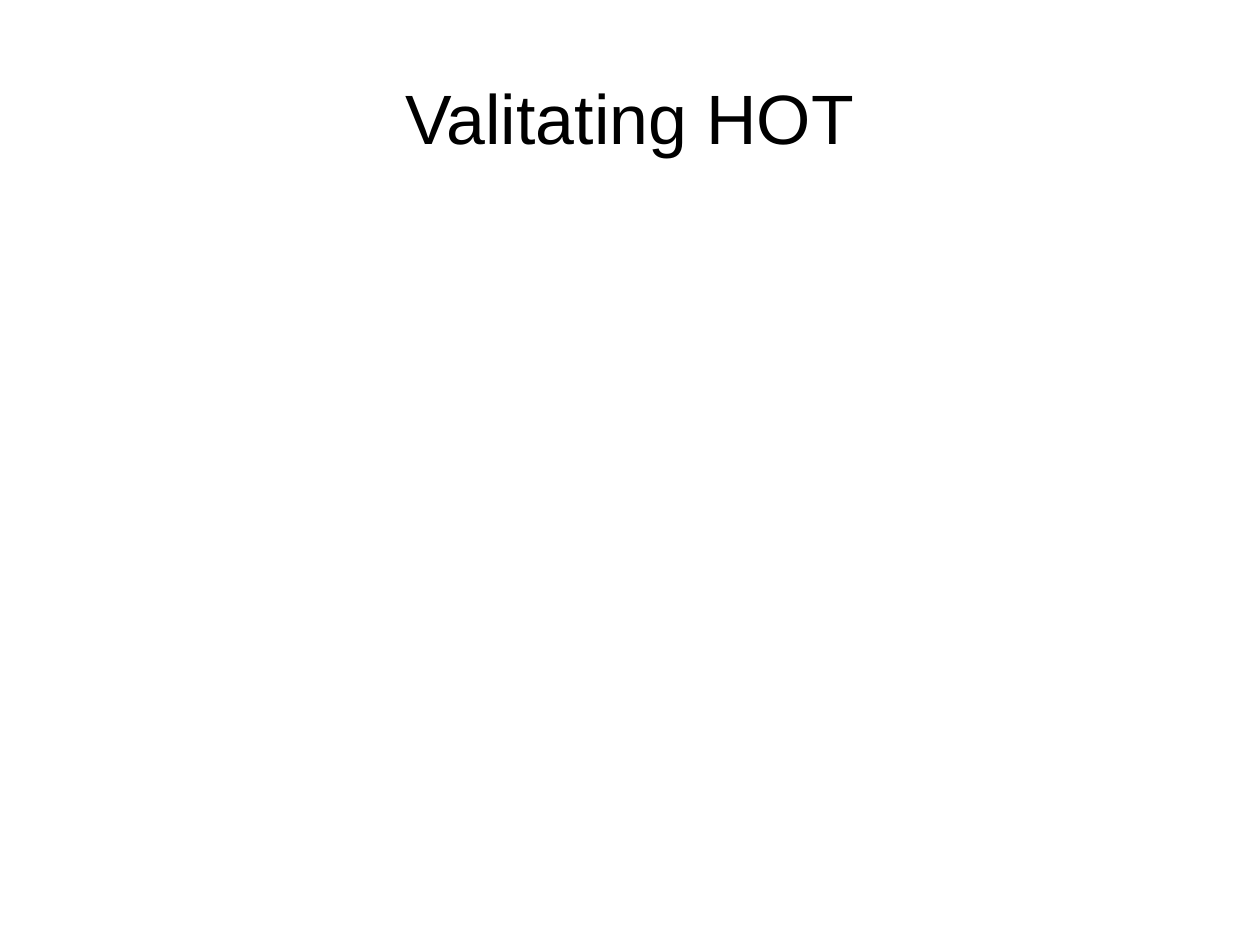
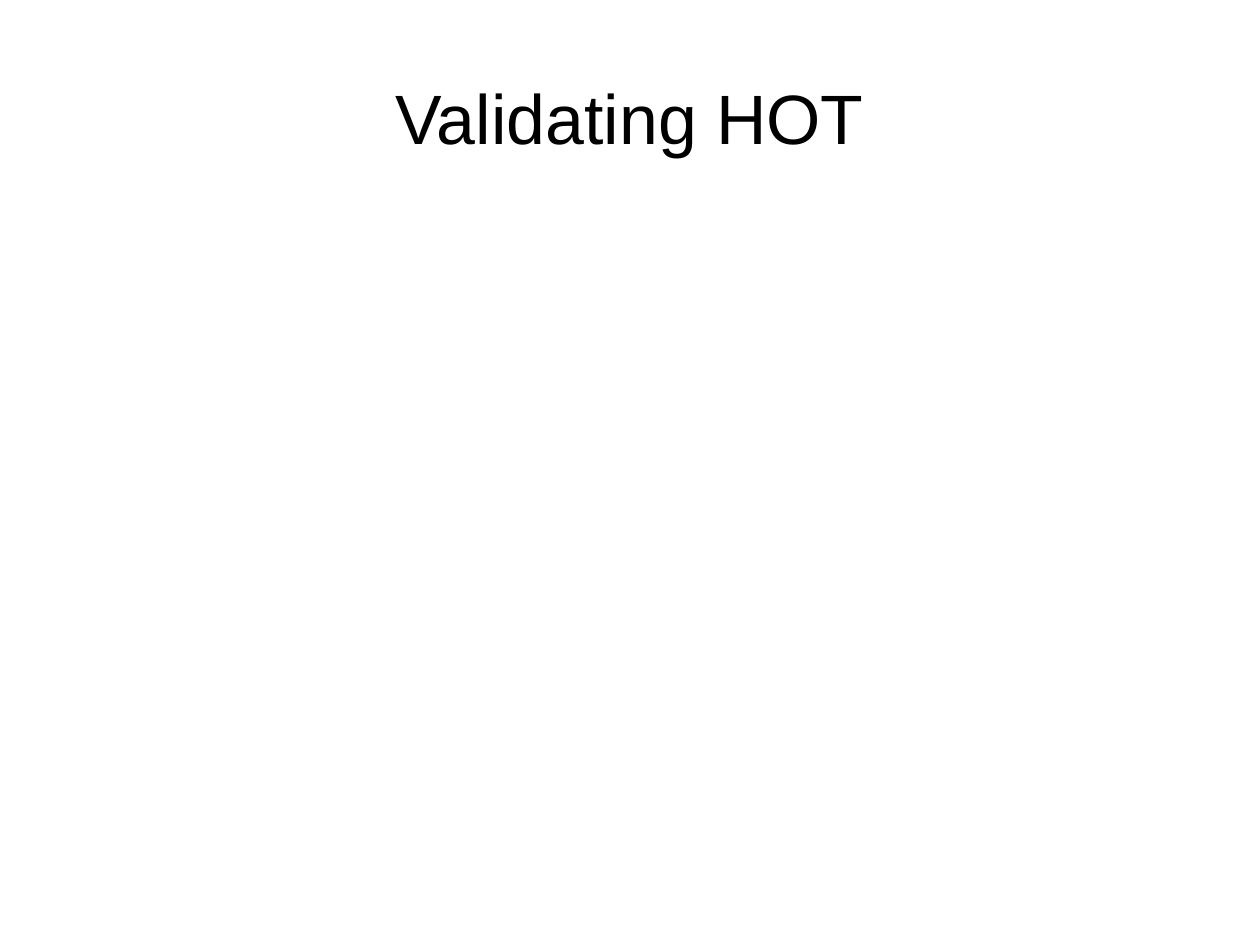
Before and after one commit to rodekruis/OSMvalidationManual, a slide deck: slide 1 of validating_hot.pptx. Drawn at 1260x945 pixels with LibreOffice and Linux fonts; fonts in the diff are those of the drawing. Boxes give left, top, right and bottom in pixels: in the first picture for what was removed or moved away, otherwise in the second. Text is boxed around its words. In the diff, an @@ line names an element or a change of style, - is before the commit and + after.

Commit message:
change title #

```diff
--- a/validating_hot.pptx
+++ b/validating_hot.pptx
@@ text at <box>396,93,863,157</box>: text changed @@
-Valitating HOT
+Validating HOT
```
